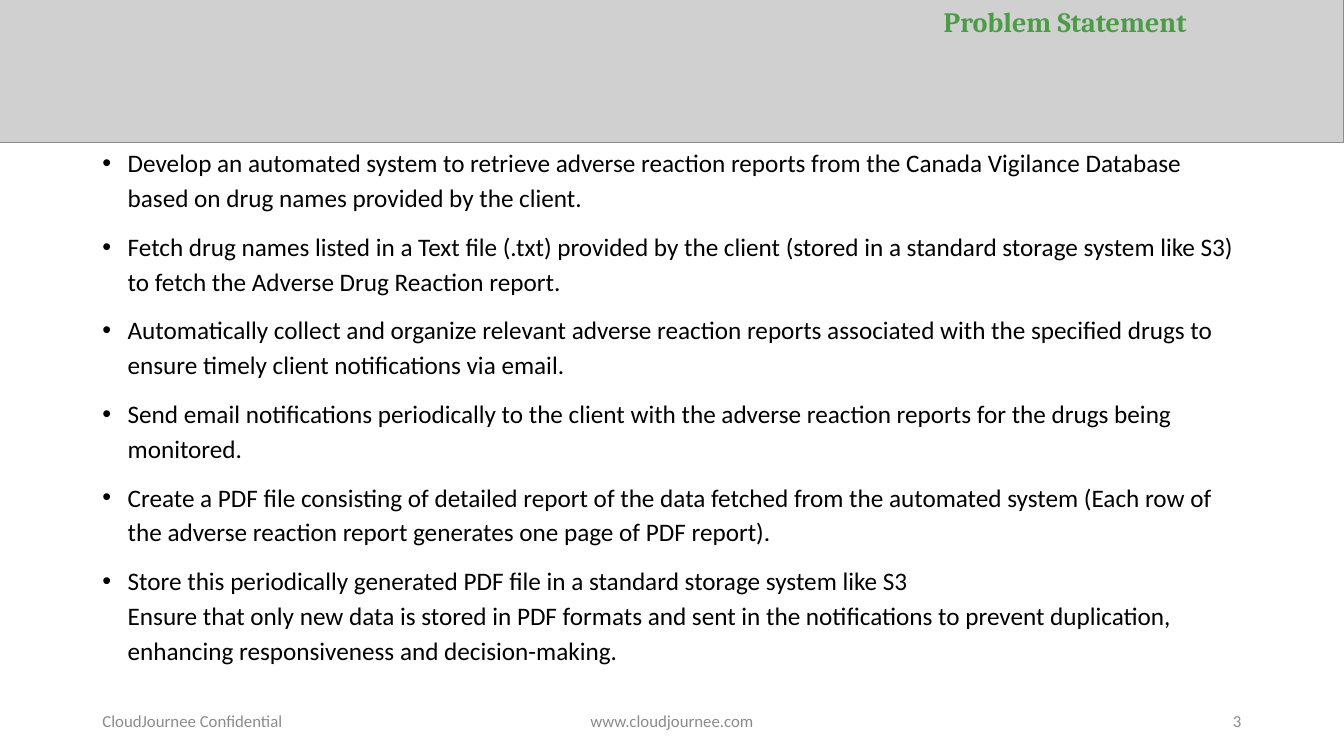
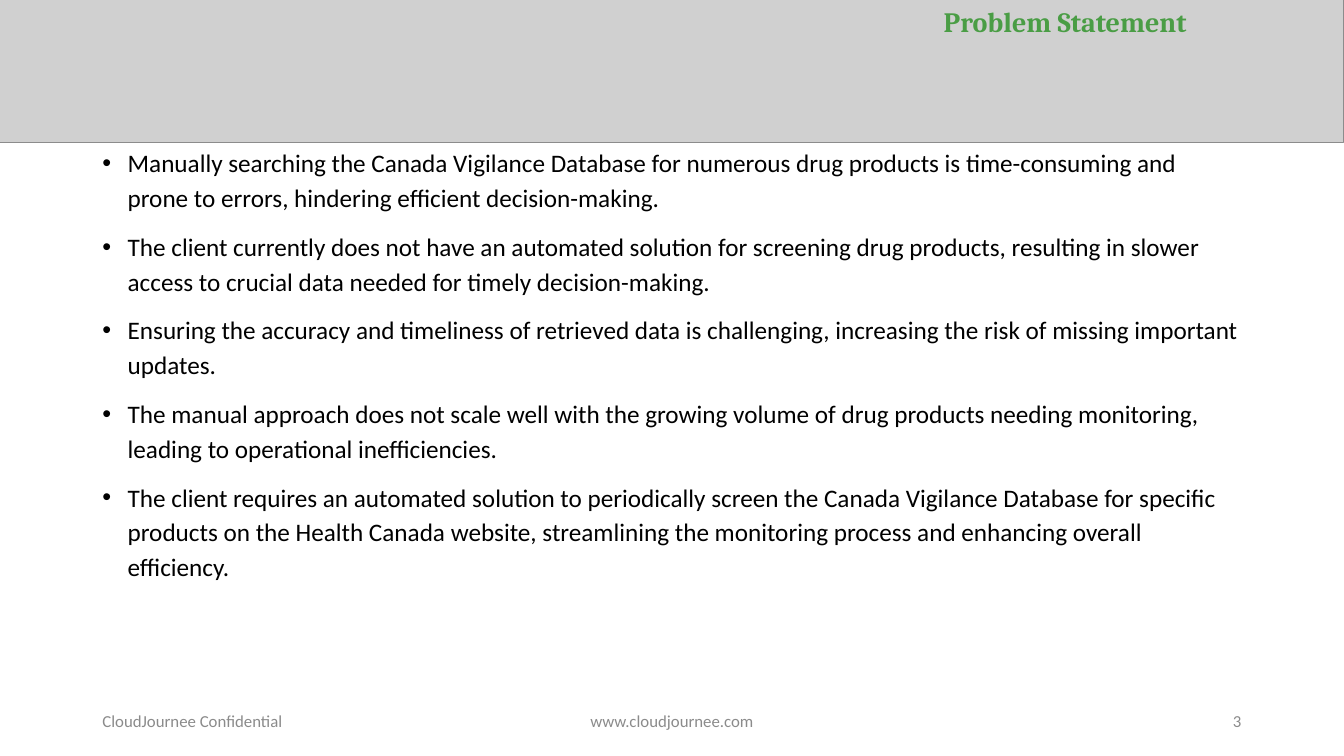
Before and after one commit to Ashwinyyy/cvp-2, a slide deck: slide 3 of CVP_Project_Proposal.pptx. Drawn at 1344x756 pixels with LibreOffice and Linux fonts; fonts in the diff are those of the drawing; grey boxes stand for pictures. Boxes give left, top, right and bottom in pixels: in the first picture for what was removed or moved away, otherwise in the second. Text is boxed around its words. In the diff, an @@ line names an element or a change of style, - is before the commit and + after.

```diff
--- a/CVP_Project_Proposal.pptx
+++ b/CVP_Project_Proposal.pptx
@@ text at (128, 154, 1237, 580): text changed @@
-• Develop an automated system to retrieve adverse reaction reports from the Canada Vigilance Database based on drug names provided by the client.
-• Fetch drug names listed in a Text file (.txt) provided by the client (stored in a standard storage system like S3) to fetch the Adverse Drug Reaction report.
-• Automatically collect and organize relevant adverse reaction reports associated with the specified drugs to ensure timely client notifications via email.
-• Send email notifications periodically to the client with the adverse reaction reports for the drugs being monitored.
-• Create a PDF file consisting of detailed report of the data fetched from the automated system (Each row of the adverse reaction report generates one page of PDF report).
-• Store this periodically generated PDF file in a standard storage system like S3
-  Ensure that only new data is stored in PDF formats and sent in the notifications to prevent duplication, enhancing responsiveness and decision-making.
+• Manually searching the Canada Vigilance Database for numerous drug products is time-consuming and prone to errors, hindering efficient decision-making.
+• The client currently does not have an automated solution for screening drug products, resulting in slower access to crucial data needed for timely decision-making.
+• Ensuring the accuracy and timeliness of retrieved data is challenging, increasing the risk of missing important updates.
+• The manual approach does not scale well with the growing volume of drug products needing monitoring, leading to operational inefficiencies.
+• The client requires an automated solution to periodically screen the Canada Vigilance Database for specific products on the Health Canada website, streamlining the monitoring process and enhancing overall efficiency.
```
Also in this commit, not shown: 1 other slide changed, 2 other files.
